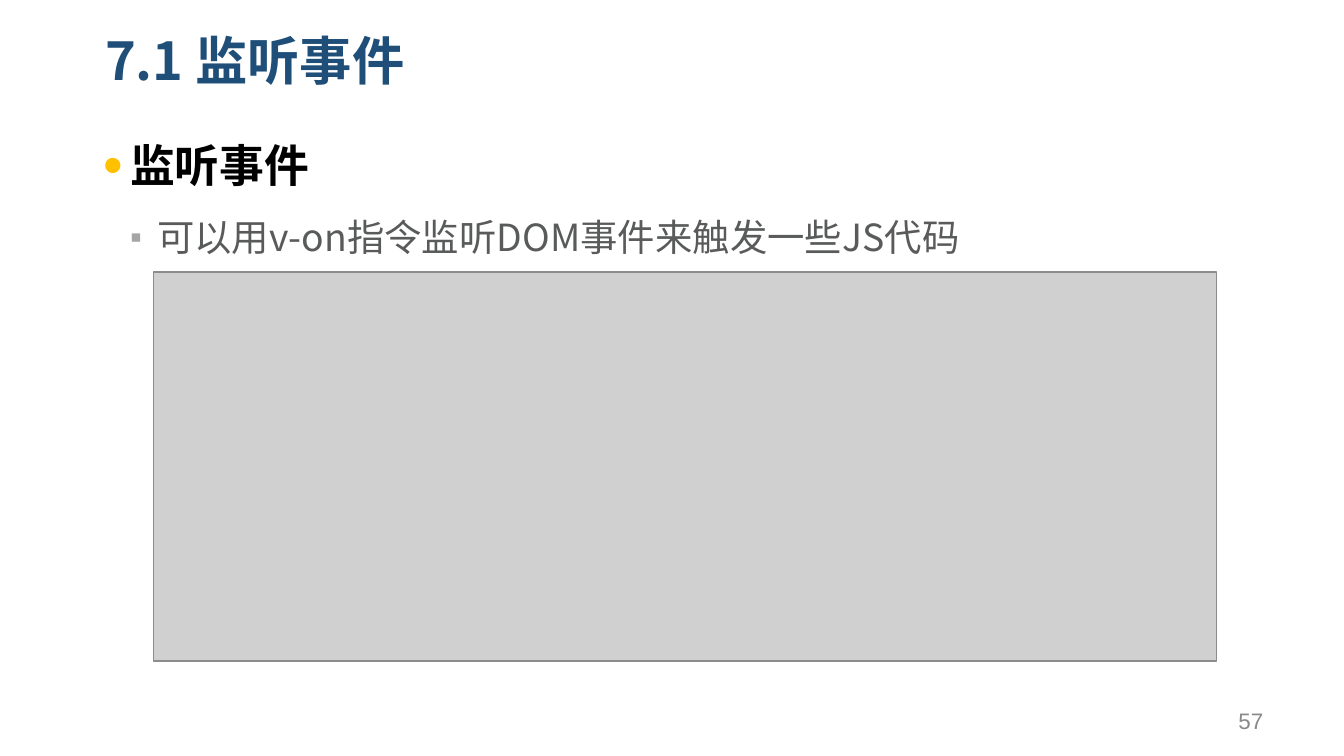
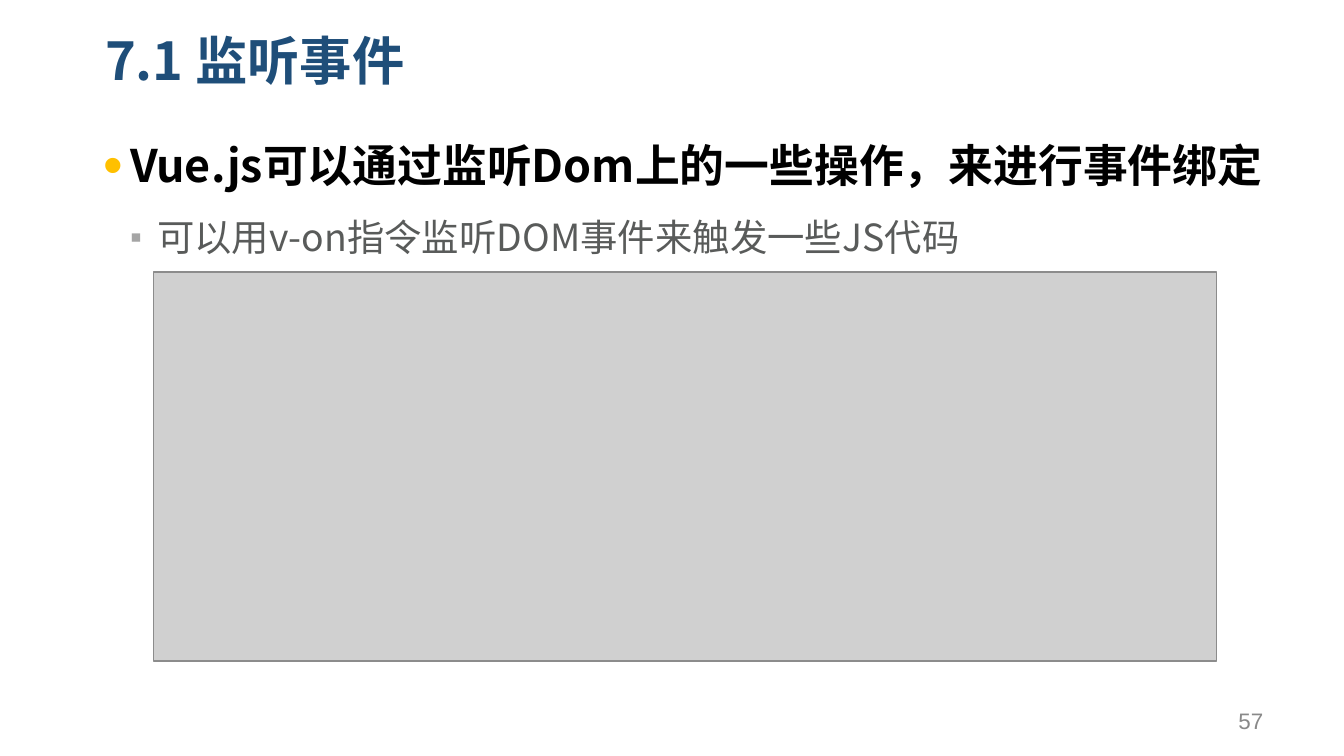
Before and after one commit to yxl2628/vuejs, a slide deck: slide 57 of 02 Vue基础.pptx. Drawn at 1344x756 pixels with LibreOffice and Linux fonts; fonts in the diff are those of the drawing; grey boxes stand for pictures. Boxes give left, top, right and bottom in pixels: in the first picture for what was removed or moved away, otherwise in the second. Text is boxed around its words. In the diff, an @@ line names an element or a change of style, - is before the commit and + after.

```diff
--- a/02 Vue基础.pptx
+++ b/02 Vue基础.pptx
@@ text at <box>130,143,1262,193</box>: text changed @@
-• 监听事件
+• Vue.js可以通过监听Dom上的一些操作，来进行事件绑定
```
Also in this commit, not shown: 40 other slides changed, 1 other file.
